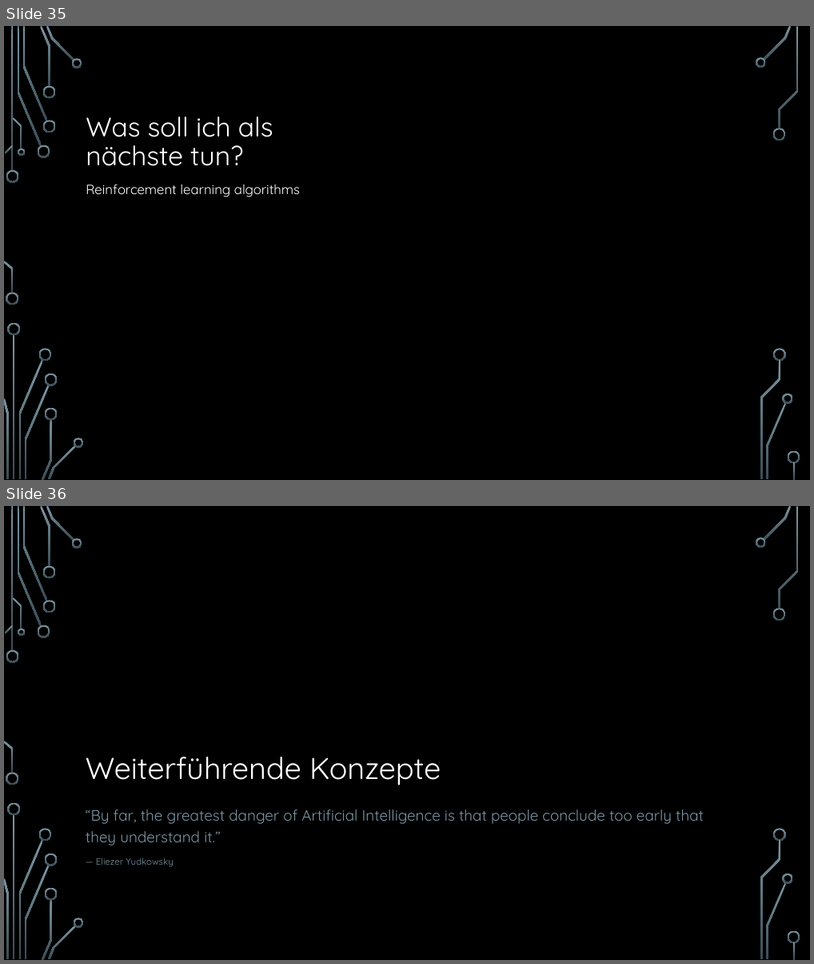
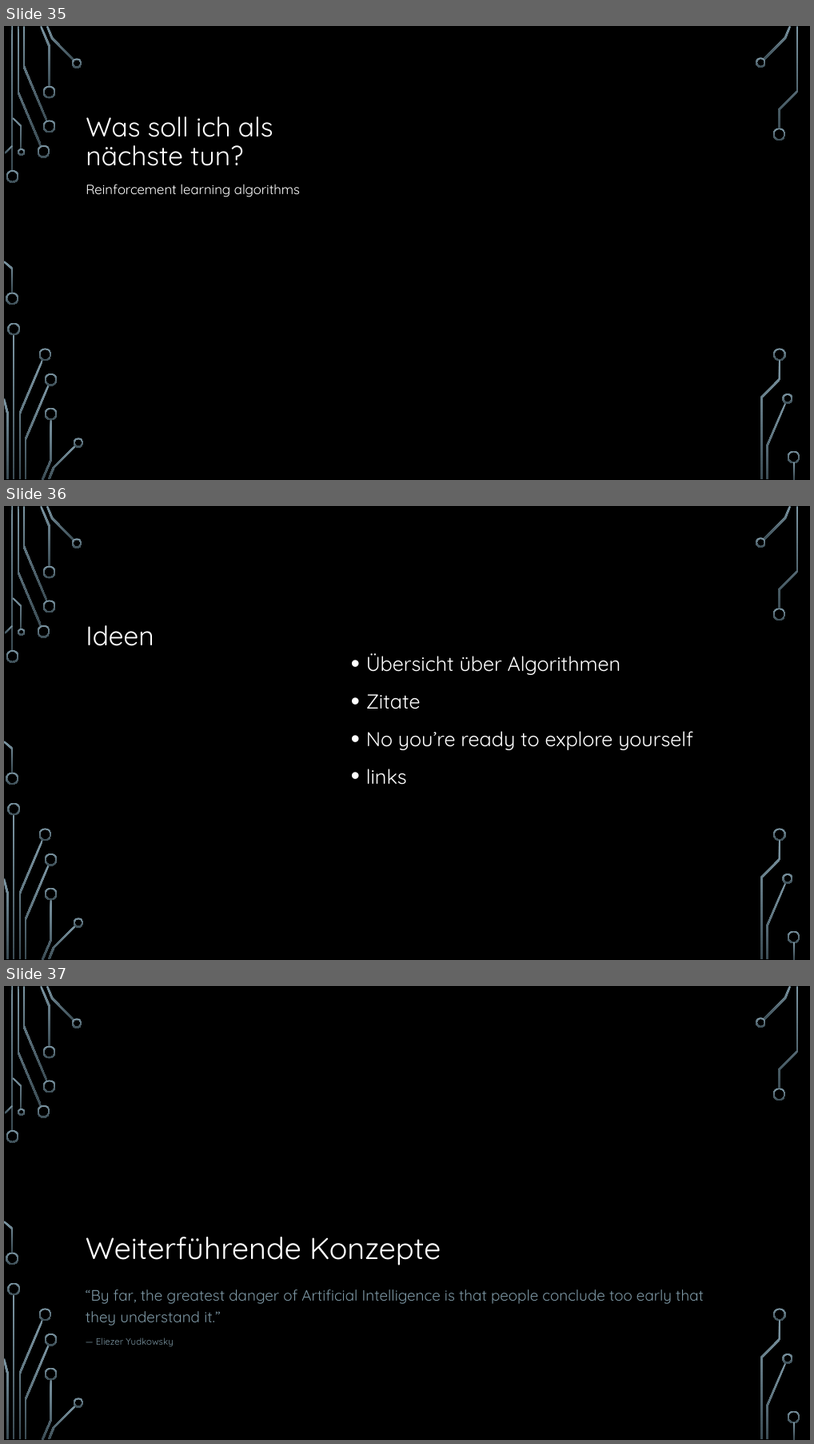
Before and after one commit to hacpro/introduction-machine-learning, a slide deck: presentation.pptx. Shown one above the other, each under a label of ours: slides 35 and 36 before the commit, slides 35, 36 and 37 after it. The pictures are 814x964 and 814x1444 pixels, drawn with LibreOffice and Linux fonts; fonts in the diff are those of the drawing; background and template pictures are left out. Boxes give left, top, right and bottom in pixels: in the first picture for what was removed or moved away, otherwise in the second. Text is boxed around its words. In the diff, an @@ line names an element or a change of style, - is before the commit and + after.

Commit message:
Added ideas.

```diff
--- a/presentation.pptx
+++ b/presentation.pptx
@@ slide 36 added at (4,506,810,960), background picture (left out); not listed: 36 template elements that a slide beside it also shows @@
@@ title added at (86,625,154,646), 32 pt, text #FFFFFF @@
+Ideen
@@ text added at (366,653,694,784), 24 pt, text #FFFFFF @@
+• Übersicht über Algorithmen
+• Zitate
+• No you’re ready to explore yourself
+• links
@@ what was slide 36 is now slide 37 @@
```
